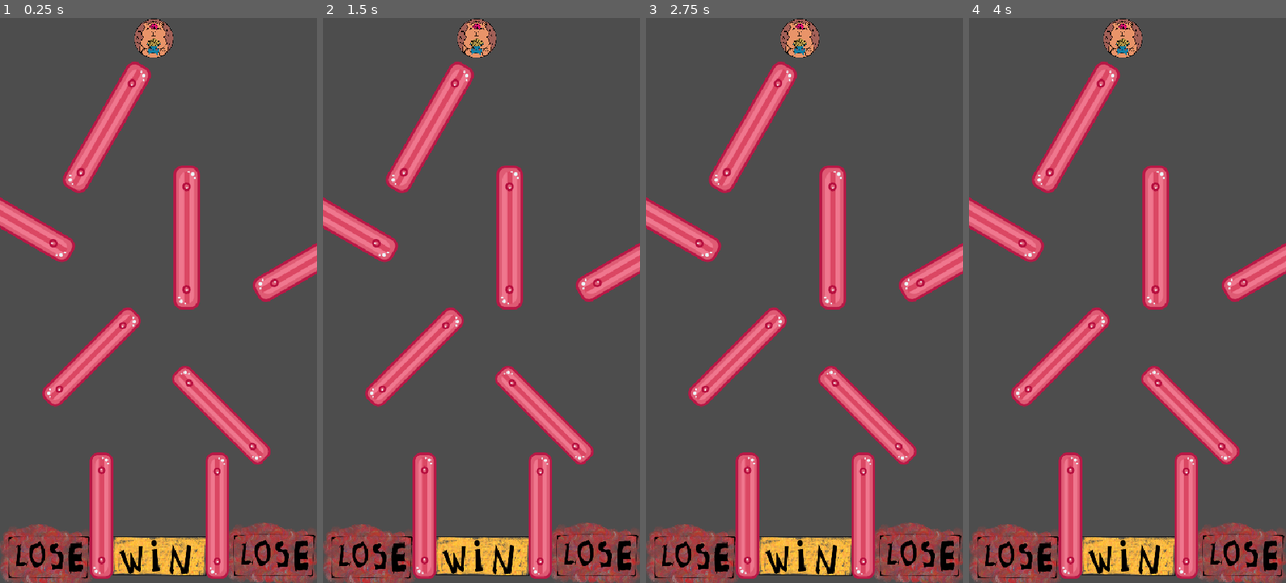
Above: before the commit, frames 1-4 (left to right).
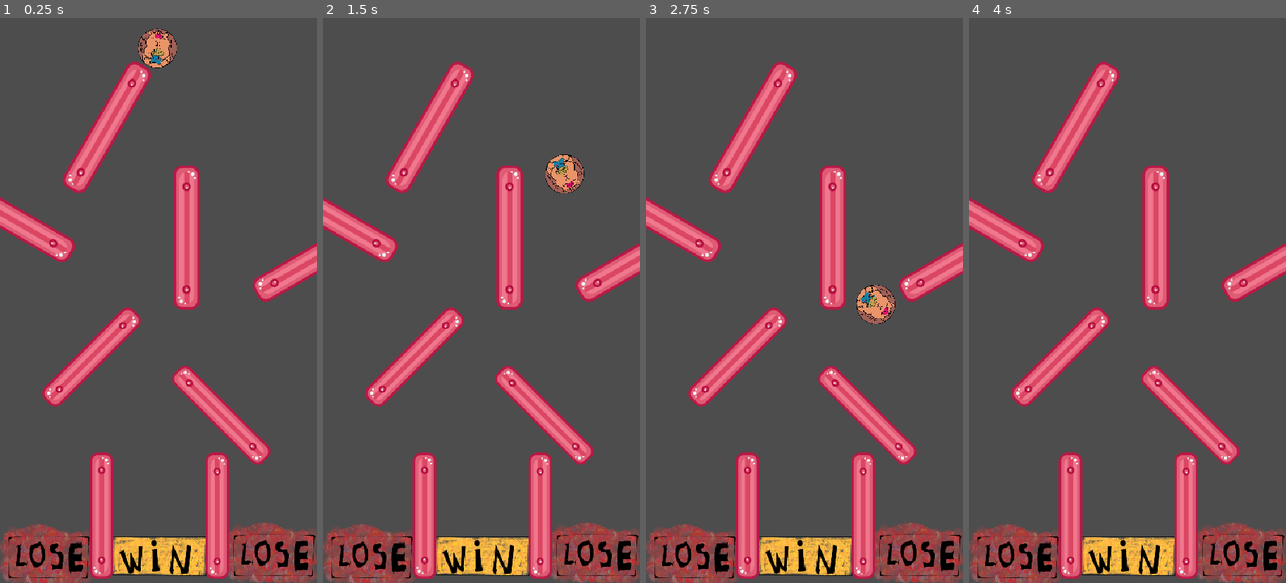
Above: after the commit, the same moments.

Repository: BenoitFHEAJ/ball-heaj
Game: Godot game, scene res://CapyBall Main Scene.tscn
Same seed, same stepped clock (60 frames per second), same inputs: the game is played once before the commit and once after it.
Inputs:
- Up to frame 1 (0.25 s): no input
- Up to frame 2 (1.5 s): no input
- Up to frame 3 (2.75 s): no input
- Up to frame 4 (4 s): no input

The runs differ from the first frame. In frame 1, 0.8% of the frame differs, in the area x 42-56%, y 0-9%; in frame 2, 1.3%; in frame 3, 1.3%, in the area x 42-79%, y 0-55%; in frame 4, 0.7%.

Commit message:
Revert "Update CapyBall Main Scene.tscn"
This reverts commit f01ca9bcef96f4dfc831fa7eba22d5884ea3764f.

Diff:
--- a/CapyBall Main Scene.tscn
+++ b/CapyBall Main Scene.tscn
@@ -1,7 +1,6 @@
 [gd_scene format=3 uid="uid://w84vikms4bi7"]
 
 [ext_resource type="PackedScene" uid="uid://dh2ktdska1fi5" path="res://capy_ball.tscn" id="1_8llu5"]
-[ext_resource type="Script" uid="uid://wywe57t4nlpm" path="res://capy_ball.gd" id="2_udmnt"]
 [ext_resource type="PackedScene" uid="uid://d11f1aytujxy8" path="res://wall_container.tscn" id="2_v4y2a"]
 [ext_resource type="Texture2D" uid="uid://bkd4cu3a8l4al" path="res://Assets/WIN.png" id="4_udmnt"]
 [ext_resource type="Texture2D" uid="uid://lqjomjl4yo60" path="res://Assets/lose.png" id="5_j1pap"]
@@ -10,7 +9,6 @@
 
 [node name="Capy Ball" parent="." unique_id=1065693124 instance=ExtResource("1_8llu5")]
 position = Vector2(262, 36)
-script = ExtResource("2_udmnt")
 
 [node name="WallContainer" parent="." unique_id=1815146816 instance=ExtResource("2_v4y2a")]
 
